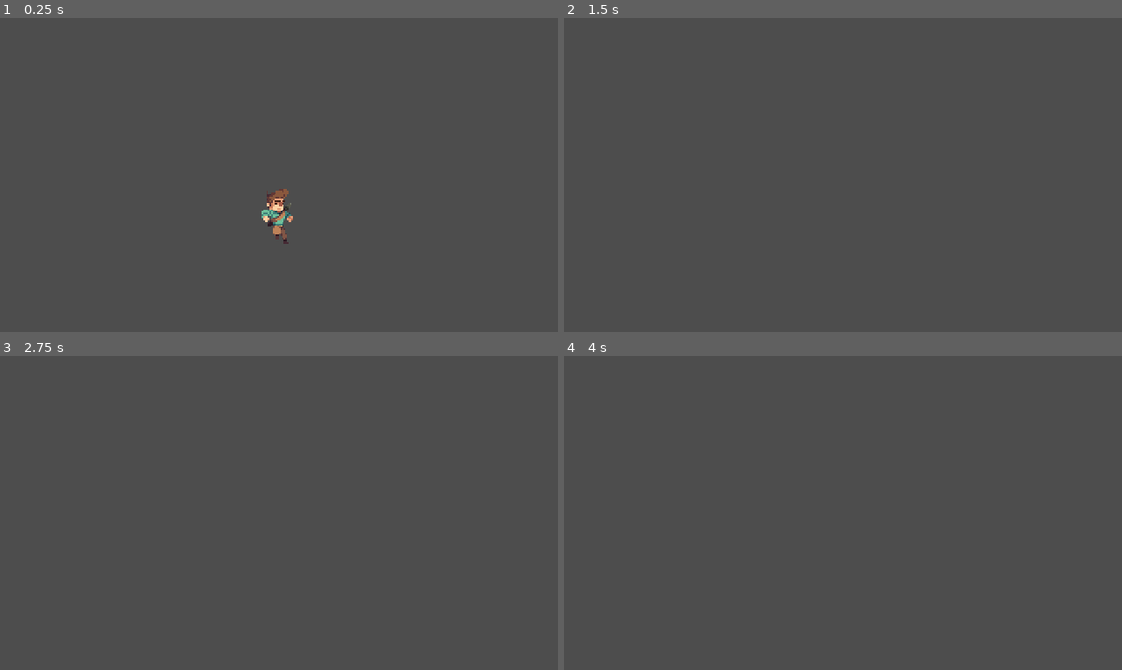
Above: before the commit, frames 1-4 (two rows, left to right).
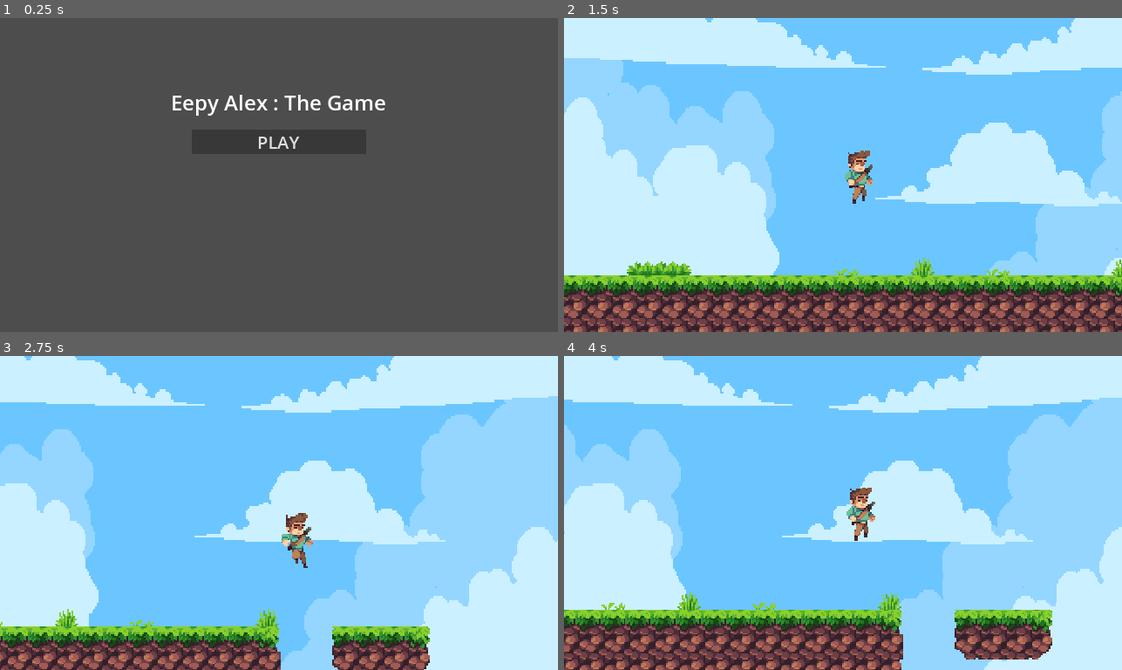
Above: after the commit, the same moments.

Repository: H4TK1D/Eepy-alex
Game: Godot game, scene res://scenes/Menu.tscn
The game is run twice, just before and just after one commit, with the same random seed, the same clock (stepped at 60 frames per second) and the same inputs. Before the commit the project starts from res://scenes/player.tscn.
Inputs (mouse positions are in pixels of both pictures, inside the frame that each line leads up to):
- Up to frame 1 (0.25 s): no input
- Up to frame 2 (1.5 s): click (843, 140) at 0.5 s, where only the run after the commit has a clickable "PLAY"; tap Enter (ui_accept) at 1.25 s; hold Right (ui_right) from 1.28 s (still down)
- Up to frame 3 (2.75 s): keep holding Right (ui_right); tap Enter (ui_accept) at 1.52, 2.27 s
- Up to frame 4 (4 s): release Right (ui_right) at 2.78 s; hold Left (ui_left) 2.78-3.53 s; hold Right (ui_right) from 3.53 s (still down); tap Enter (ui_accept) at 3.77 s

The runs differ from the first frame. In frame 1, 1.3% of the frame differs, in the area x 30-70%, y 24-72%; in frame 2, 100%, in the area x 0-100%, y 0-100%; in frame 3, 100%; in frame 4, 100%.

Commit message:
Data Change, Implement bg

Diff:
--- a/project.godot
+++ b/project.godot
@@ -11,7 +11,7 @@
 [application]
 
 config/name="Eepy-alex"
-run/main_scene="res://scenes/player.tscn"
+run/main_scene="res://scenes/Menu.tscn"
 config/features=PackedStringArray("4.2", "Forward Plus")
 config/icon="res://icon.svg"
 
--- a/scenes/GrassPlat.tscn
+++ b/scenes/GrassPlat.tscn
@@ -1,9 +1,11 @@
-[gd_scene load_steps=3 format=3 uid="uid://da52rsv5q4xqx"]
+[gd_scene load_steps=5 format=3 uid="uid://da52rsv5q4xqx"]
 
 [ext_resource type="TileSet" uid="uid://btg0vf472cvnk" path="res://TileSets/TileSet.tres" id="1_5is5i"]
 [ext_resource type="PackedScene" uid="uid://b5y2hn22mgyem" path="res://scenes/player.tscn" id="2_blbq1"]
+[ext_resource type="Texture2D" uid="uid://6vmbie06u605" path="res://textures/TileSets/Grassy/Background_2.png" id="3_n1w3h"]
+[ext_resource type="Texture2D" uid="uid://cixshqeqmhgds" path="res://textures/TileSets/Grassy/Background_1.png" id="3_rvwma"]
 
-[node name="World" type="Node2D"]
+[node name="GrassPlat" type="Node2D"]
 
 [node name="CanvasLayer" type="CanvasLayer" parent="."]
 layer = 2
@@ -18,3 +20,23 @@
 [node name="CharacterBody2D" parent="CanvasLayer" instance=ExtResource("2_blbq1")]
 texture_filter = 1
 position = Vector2(241, 191)
+
+[node name="ParallaxBackground" type="ParallaxBackground" parent="CanvasLayer"]
+
+[node name="ParallaxLayer2" type="ParallaxLayer" parent="CanvasLayer/ParallaxBackground"]
+motion_scale = Vector2(0.4, 0)
+motion_mirroring = Vector2(496, 0)
+
+[node name="Sprite2D" type="Sprite2D" parent="CanvasLayer/ParallaxBackground/ParallaxLayer2"]
+position = Vector2(247.5, 181)
+scale = Vector2(1.00202, 1.33088)
+texture = ExtResource("3_n1w3h")
+
+[node name="ParallaxLayer" type="ParallaxLayer" parent="CanvasLayer/ParallaxBackground"]
+motion_scale = Vector2(0.4, 0)
+motion_mirroring = Vector2(496, 0)
+
+[node name="Sprite2D" type="Sprite2D" parent="CanvasLayer/ParallaxBackground/ParallaxLayer"]
+position = Vector2(247.5, 181)
+scale = Vector2(1.00202, 1.33088)
+texture = ExtResource("3_rvwma")
--- a/scenes/Menu.tscn
+++ b/scenes/Menu.tscn
@@ -1,4 +1,7 @@
-[gd_scene load_steps=4 format=3 uid="uid://dywev4duivynj"]
+[gd_scene load_steps=6 format=3 uid="uid://dywev4duivynj"]
+
+[ext_resource type="Script" path="res://scripts/Menu.gd" id="1_vim4i"]
+[ext_resource type="PackedScene" uid="uid://da52rsv5q4xqx" path="res://scenes/GrassPlat.tscn" id="2_m26df"]
 
 [sub_resource type="LabelSettings" id="LabelSettings_7nv7m"]
 font_size = 24
@@ -19,6 +22,8 @@
 theme_override_constants/margin_top = 80
 theme_override_constants/margin_right = 120
 theme_override_constants/margin_bottom = 80
+script = ExtResource("1_vim4i")
+Level1 = ExtResource("2_m26df")
 
 [node name="VBoxContainer" type="VBoxContainer" parent="."]
 layout_mode = 2
@@ -34,12 +39,16 @@
 
 [node name="MarginContainer" type="MarginContainer" parent="VBoxContainer/VBoxContainer"]
 layout_mode = 2
+theme_override_constants/margin_left = 100
 theme_override_constants/margin_top = 10
+theme_override_constants/margin_right = 100
 theme_override_constants/margin_bottom = 10
 
-[node name="Button" type="Button" parent="VBoxContainer/VBoxContainer/MarginContainer"]
+[node name="Play" type="Button" parent="VBoxContainer/VBoxContainer/MarginContainer"]
 layout_mode = 2
 theme_override_font_sizes/font_size = 20
 theme_override_styles/normal = SubResource("StyleBoxFlat_jhhjb")
 theme_override_styles/hover = SubResource("StyleBoxFlat_kjrak")
 text = "PLAY"
+
+[connection signal="button_up" from="VBoxContainer/VBoxContainer/MarginContainer/Play" to="." method="_on_play_button_up"]
--- /dev/null
+++ b/scripts/Menu.gd
@@ -0,0 +1,6 @@
+extends MarginContainer
+
+@export var Level1 : PackedScene
+
+func _on_play_button_up():
+	get_tree().change_scene_to_packed(Level1)
